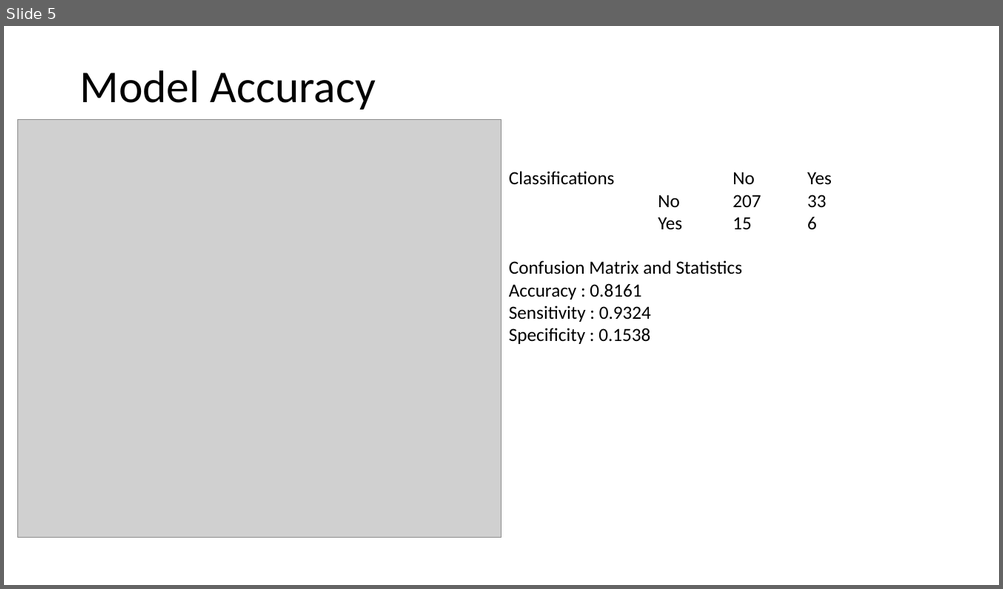
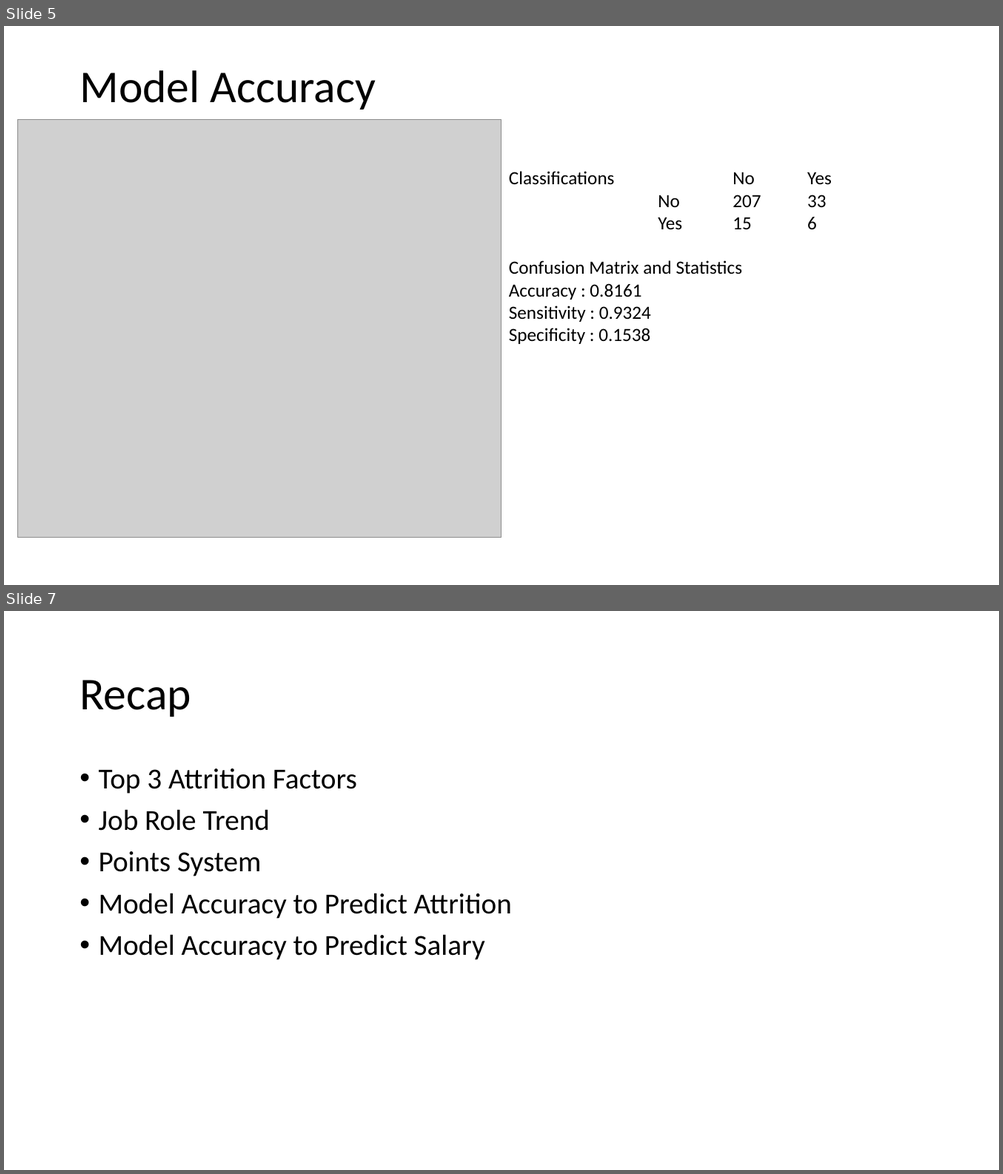
Before and after one commit to cmdre94/CaseStudy2DDS, a slide deck: Attrition Study.pptx. Shown one above the other, each under a label of ours: slide 5 before the commit, slides 5 and 7 after it; the slides between them are not shown. The pictures are 1003x589 and 1003x1174 pixels, drawn with LibreOffice and Linux fonts; fonts in the diff are those of the drawing; grey boxes stand for pictures. Boxes give left, top, right and bottom in pixels: in the first picture for what was removed or moved away, otherwise in the second. Text is boxed around its words. In the diff, an @@ line names an element or a change of style, - is before the commit and + after.

Commit message:
added salary predictions to ppt and updated rmd

```diff
--- a/Attrition Study.pptx
+++ b/Attrition Study.pptx
@@ slide 7 added at (4, 611, 999, 1170), background #FFFFFF @@
@@ title added at (79, 680, 190, 717), 44 pt, text #000000 @@
+Recap
@@ text added at (99, 769, 512, 960), 28 pt, text #000000 @@
+• Top 3 Attrition Factors
+• Job Role Trend
+• Points System
+• Model Accuracy to Predict Attrition
+• Model Accuracy to Predict Salary
```
Also in this commit, not shown: 3 other slides added, 2 slides removed, 1 other file.
